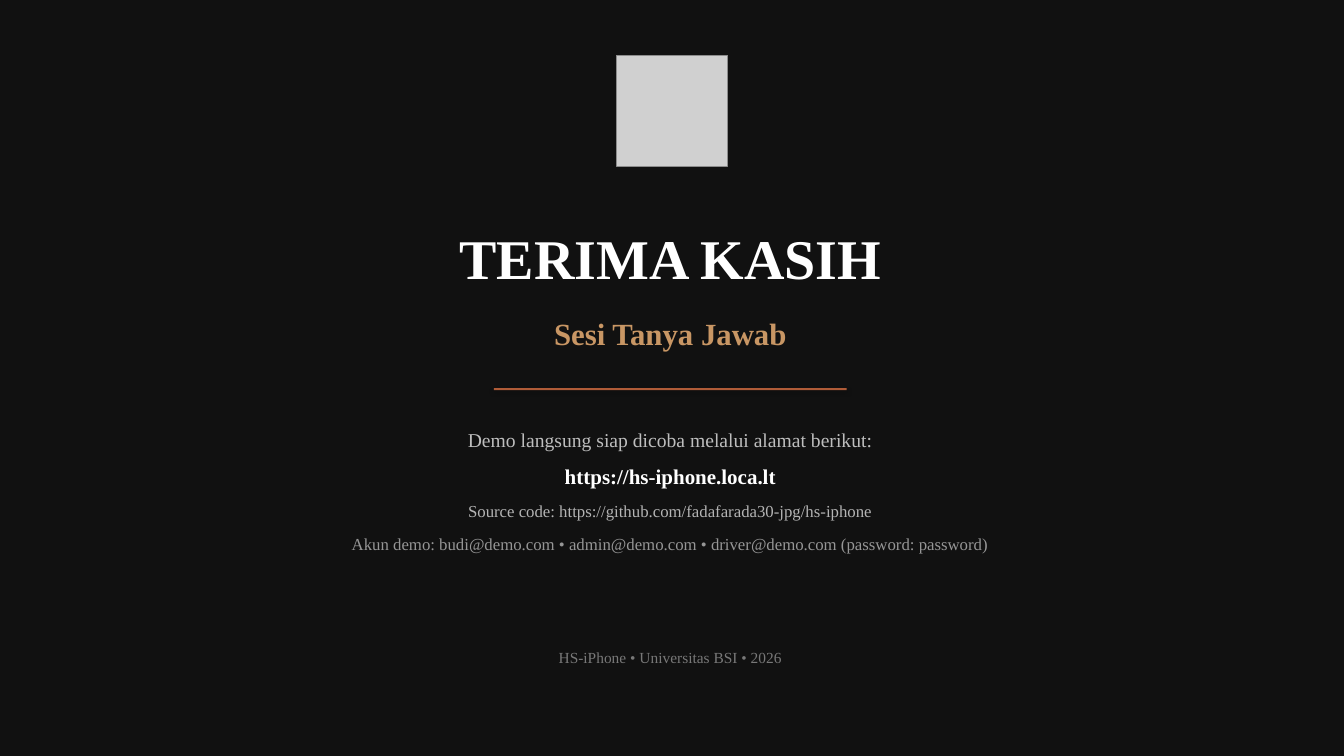
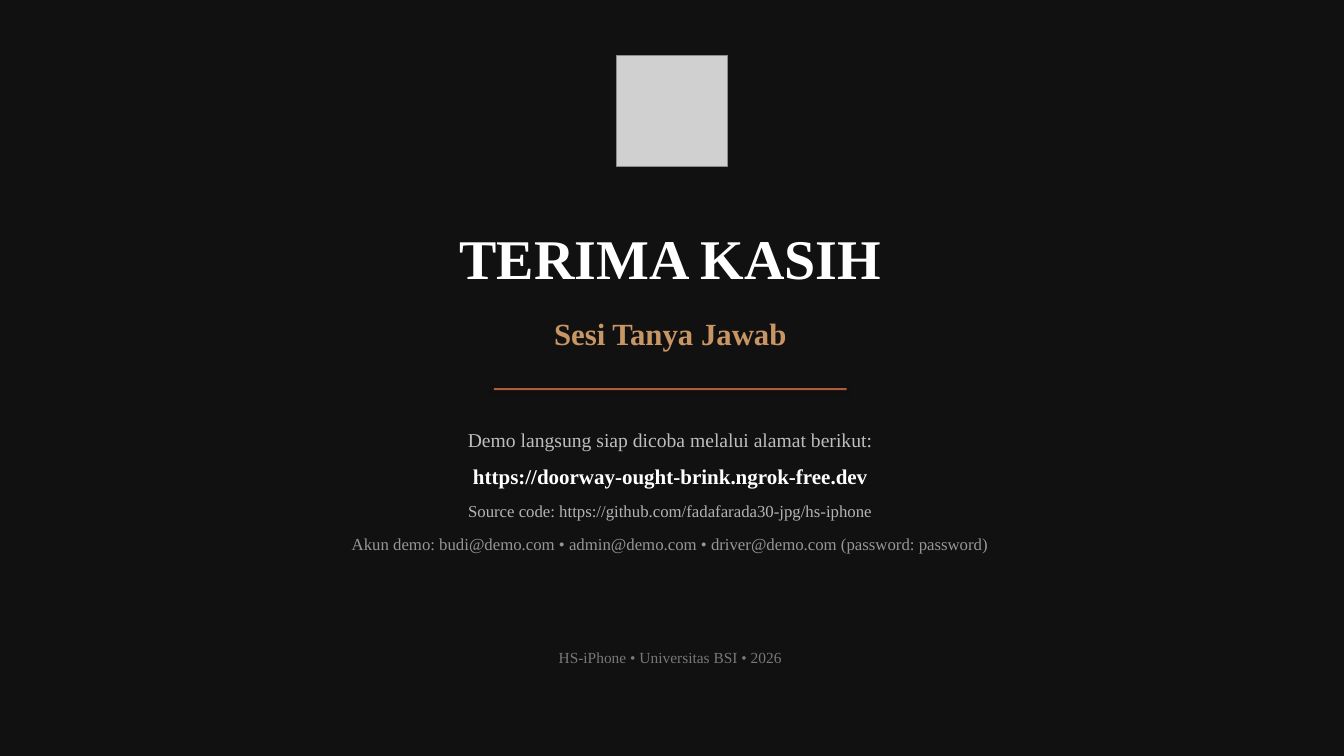
Before and after one commit to fadafarada30-jpg/hs-iphone, a slide deck: slide 15 of berkas/ppt hsdepok.pptx. Drawn at 1344x756 pixels with LibreOffice and Linux fonts; fonts in the diff are those of the drawing; grey boxes stand for pictures. Boxes give left, top, right and bottom in pixels: in the first picture for what was removed or moved away, otherwise in the second. Text is boxed around its words. In the diff, an @@ line names an element or a change of style, - is before the commit and + after.

Commit message:
Switch public tunnel to persistent fast ngrok domain

```diff
--- a/berkas/ppt hsdepok.pptx
+++ b/berkas/ppt hsdepok.pptx
@@ text at (473, 469, 867, 489): text changed @@
-https://hs-iphone.loca.lt
+https://doorway-ought-brink.ngrok-free.dev
```
Also in this commit, not shown: 4 other files.
